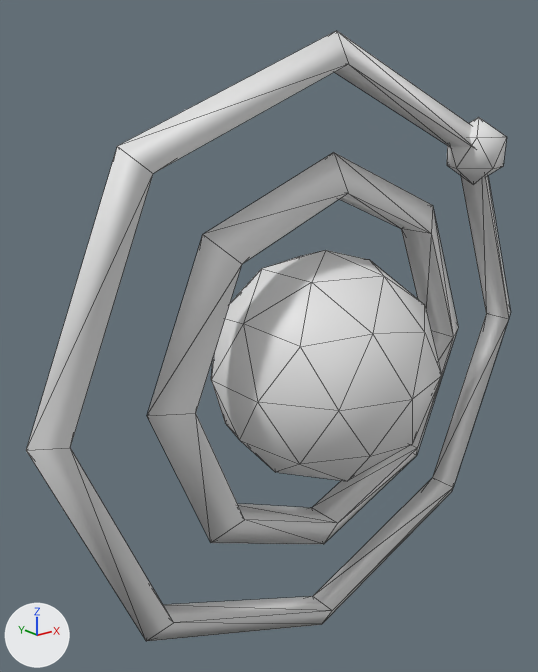
Two versions of the FBX model WorldWeaverGame/Content/Models/-1.FBX, one commit apart.
Rendered twice from a camera (50 mm lens) standing at (-1.264, -1.342, 1.187) and looking at (-0.094, 0.121, 0.602). Every picture has the same lights, and +X, +Y and +Z are marked at lower left. Mesh edges are drawn as thin lines. Where no turn or scale is listed for an object, it has been applied to the vertices.

The first picture shows 'Electron1', 'Inner s-orbital', 'Particle1', 'outer s-orbital'.
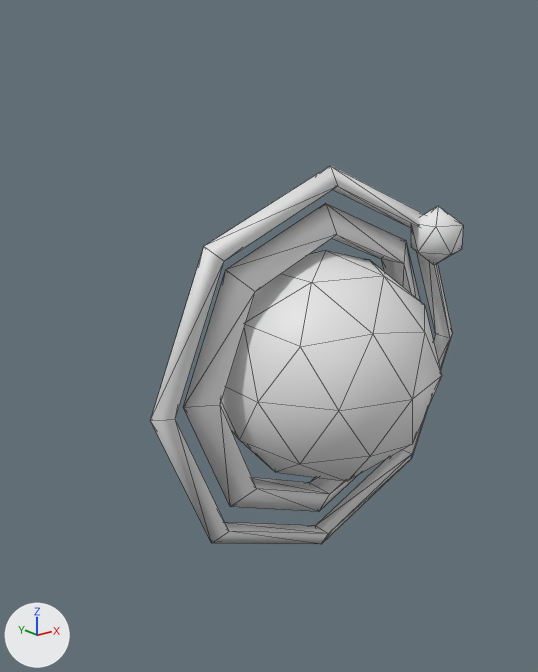
The newer file is also rescaled (x2.534), turned or shifted as a whole; pictures and numbers use the older file's frame.

What changed in the scene script:
```text
Add me_inner_s_orbital03:
    me_inner_s_orbital03.from_pydata(...)  # 24 vertices, 48 faces; spans x -0.424..0.438, y -0.031..0.054, z -0.443..0.42
Add me_electron08:
    me_electron08.from_pydata(...)  # 36 vertices, 68 faces; spans x -0.514..0.546, y -0.103..0.038, z -0.55..0.51
Remove ob_inner_s_orbital:
    ob_inner_s_orbital = bpy.data.objects.new('Inner s-orbital', me_inner_s_orbital)
    ob_inner_s_orbital.location = (0.008, 0.0, 0.533)
Remove ob_outer_s_orbital:
    ob_outer_s_orbital = bpy.data.objects.new('outer s-orbital', me_outer_s_orbital)
    ob_outer_s_orbital.location = (0.008, 0.0, 0.533)
Remove ob_electron1:
    ob_electron1 = bpy.data.objects.new('Electron1', me_electron1)
    ob_electron1.location = (0.564, 0.0, 1.054)
Add ob_inner_s_orbital03:
    ob_inner_s_orbital03 = bpy.data.objects.new('Inner s-orbital03', me_inner_s_orbital03)
    ob_inner_s_orbital03.location = (0.0, 0.012, 0.53)
Add ob_electron08:
    ob_electron08 = bpy.data.objects.new('Electron08', me_electron08)
    ob_electron08.location = (0.0, 0.012, 0.53)
```

What differs and where, as boxes [x1, y1, x2, y2] in the pictures (538 x 672 px):
'outer s-orbital', deleted
    before: [26, 31, 511, 641]
'Inner s-orbital', deleted
    before: [147, 152, 458, 544]
'Electron08', added
    after: [150, 166, 463, 544]
'Inner s-orbital03', added
    after: [184, 203, 420, 512]
'Electron1', deleted
    before: [447, 117, 507, 184]
